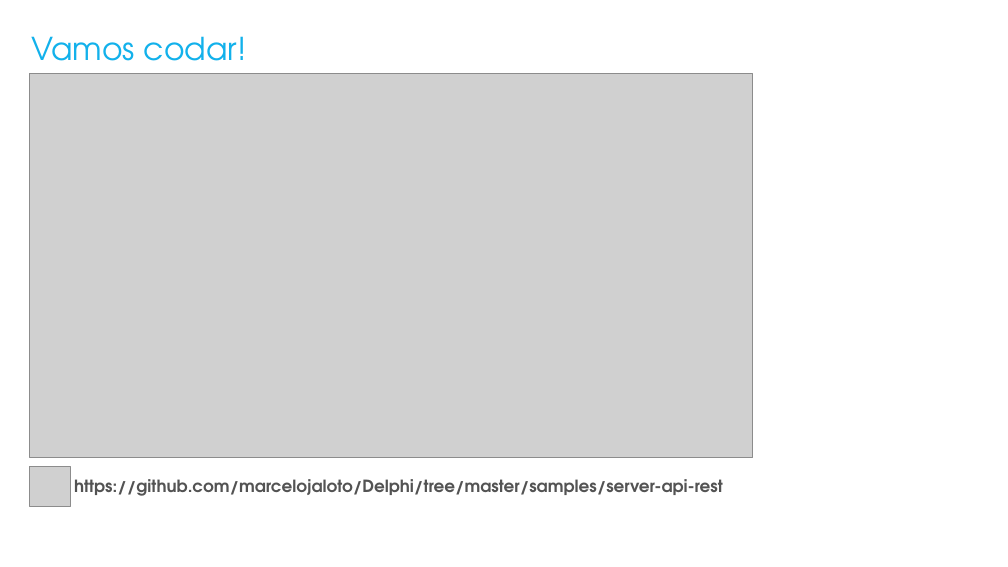
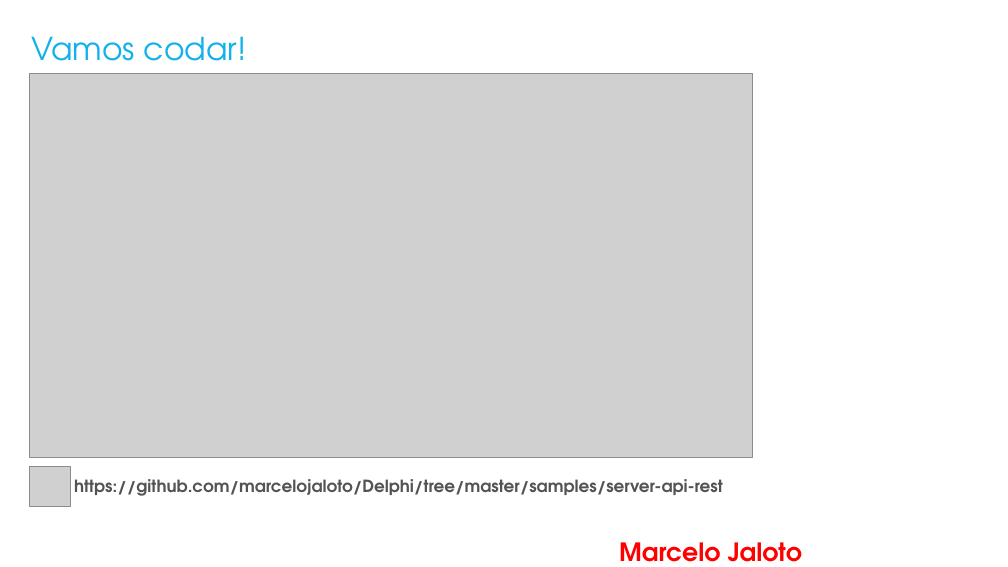
Before and after one commit to marcelojaloto/Delphi, a slide deck: slide 6 of samples/server-api-rest/Implemente uma API REST Completa com Delphi MVC Framework - Marcelo Jaloto.pptx. Drawn at 1008x567 pixels with LibreOffice and Linux fonts; fonts in the diff are those of the drawing; grey boxes stand for pictures; background and template pictures are left out. Boxes give left, top, right and bottom in pixels: in the first picture for what was removed or moved away, otherwise in the second. Text is boxed around its words. In the diff, an @@ line names an element or a change of style, - is before the commit and + after.

```diff
--- a/samples/server-api-rest/Implemente uma API REST Completa com Delphi MVC Framework - Marcelo Jaloto.pptx
+++ b/samples/server-api-rest/Implemente uma API REST Completa com Delphi MVC Framework - Marcelo Jaloto.pptx
@@ text added at (619,542,802,562), 24 pt, text #FF0000, bold @@
+Marcelo Jaloto
```
Also in this commit, not shown: 6 other slides changed.
